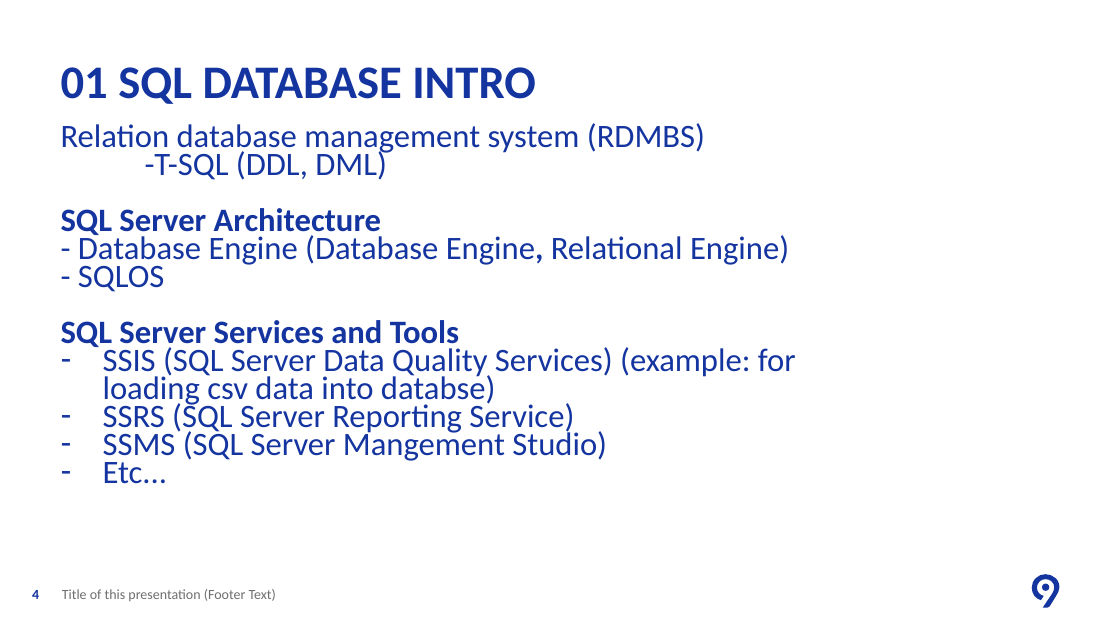
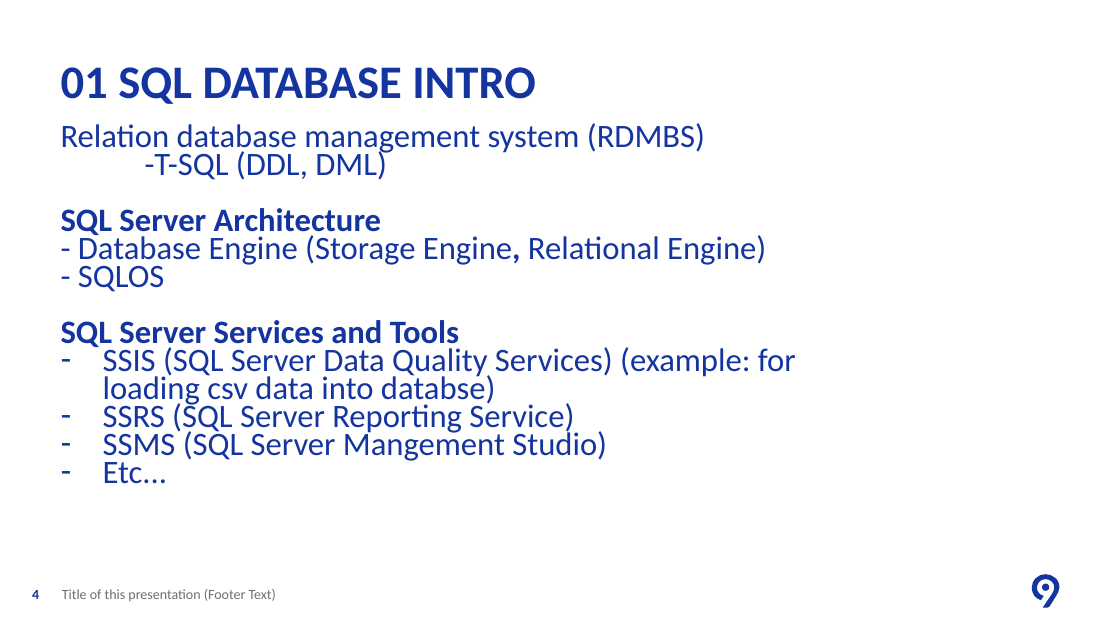
Before and after one commit to Levi9NS/Code9-2021, a slide deck: slide 4 of Azure Database (SQL and Cosmos)/SQL/Code9 2021 - SQL Database.pptx. Drawn at 1120x630 pixels with LibreOffice and Linux fonts; fonts in the diff are those of the drawing; background and template pictures are left out. Boxes give left, top, right and bottom in pixels: in the first picture for what was removed or moved away, otherwise in the second. Text is boxed around its words. In the diff, an @@ line names an element or a change of style, - is before the commit and + after.

```diff
--- a/Azure Database (SQL and Cosmos)/SQL/Code9 2021 - SQL Database.pptx
+++ b/Azure Database (SQL and Cosmos)/SQL/Code9 2021 - SQL Database.pptx
@@ text at (x1=78, y1=232, x2=766, y2=267): text changed @@
-- Database Engine (Database Engine, Relational Engine)
+- Database Engine (Storage Engine, Relational Engine)
```
